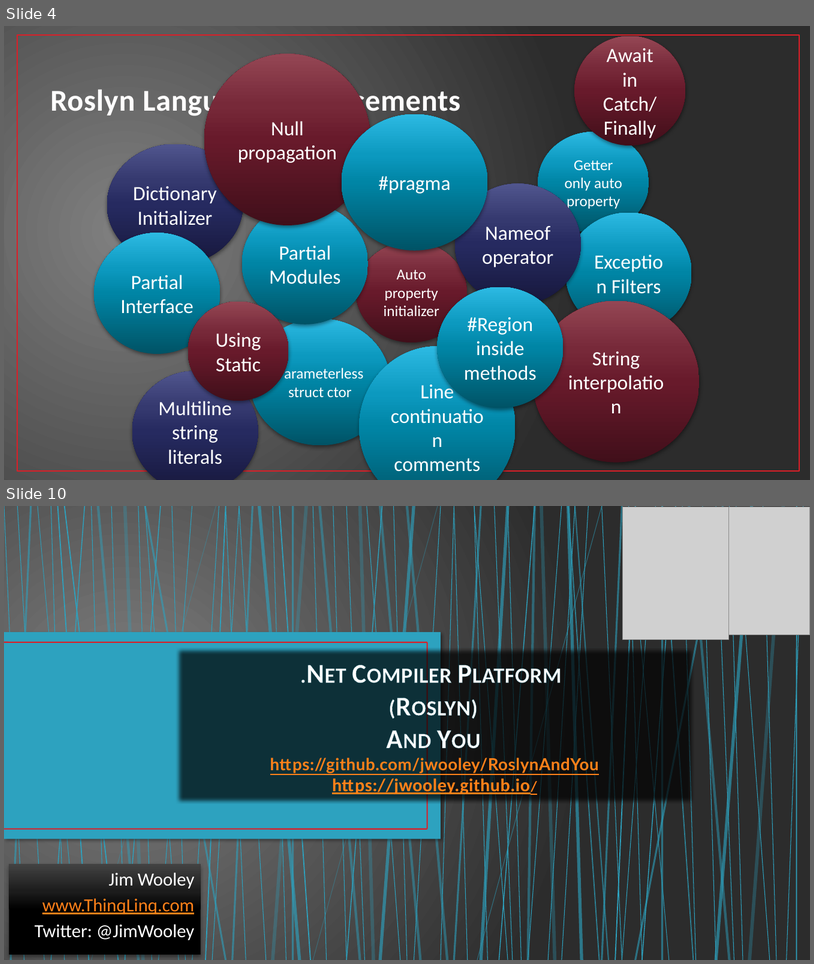
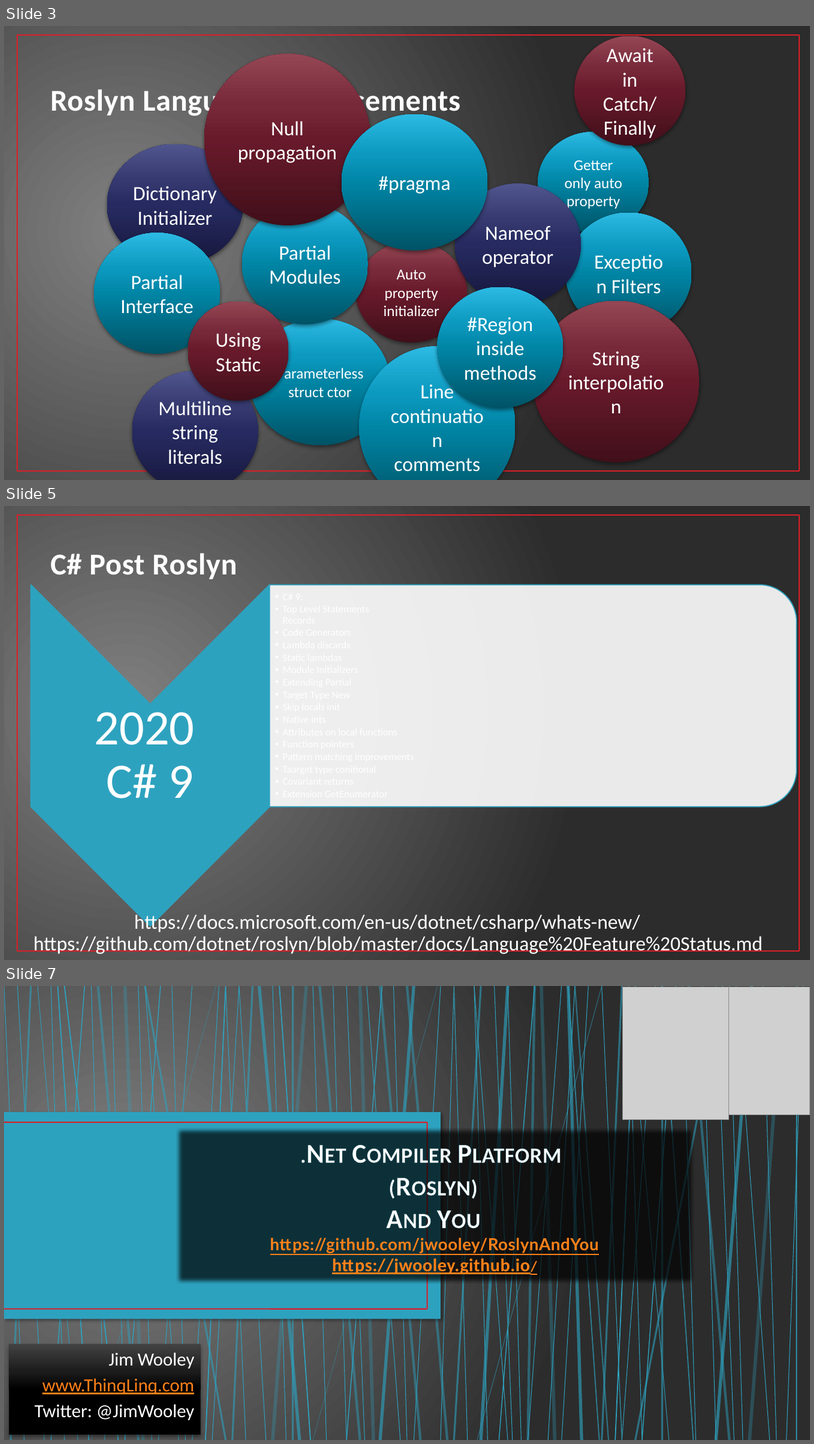
Before and after one commit to jwooley/RoslynAndYou, a slide deck: CSPastPresentFuture.pptx. Shown one above the other, each under a label of ours: slides 4 and 10 before the commit, slides 3, 5 and 7 after it; the slides between them are not shown. The pictures are 814x964 and 814x1444 pixels, drawn with LibreOffice and Linux fonts; fonts in the diff are those of the drawing; grey boxes stand for pictures; background and template pictures are left out. Boxes give left, top, right and bottom in pixels: in the first picture for what was removed or moved away, otherwise in the second. Text is boxed around its words. In the diff, an @@ line names an element or a change of style, - is before the commit and + after.

```diff
--- a/CSPastPresentFuture.pptx
+++ b/CSPastPresentFuture.pptx
@@ slide 5 added at [4, 506, 810, 960], background gradient #808080 to #2C2C2C; not listed: 1 template element that a slide beside it also shows @@
@@ title added at [50, 553, 237, 579], 36 pt, text #FEFEFE, bold @@
+C# Post Roslyn
@@ chevron added at [31, 585, 270, 926], fill #2DA2BF, outline #2DA2BF 1.25 pt @@
@@ round same rect added at [270, 585, 797, 807], fill #FFFFFF at 90% opacity, outline #2DA2BF 1.25 pt @@
@@ text added at [95, 712, 195, 798], 59 pt, text #FFFFFF @@
+2020
+C# 9
@@ text added at [134, 912, 640, 932], 24 pt, text #FFFFFF @@
+https://docs.microsoft.com/en-us/dotnet/csharp/whats-new/
@@ text added at [33, 936, 763, 954], 24 pt, text #FFFFFF @@
+https://github.com/dotnet/roslyn/blob/master/docs/Language%20Feature%20Status.md
@@ what was slide 4 is now slide 3 @@
@@ what was slide 10 is now slide 7 @@
```
Also in this commit, not shown: 3 slides changed, 4 slides removed.
